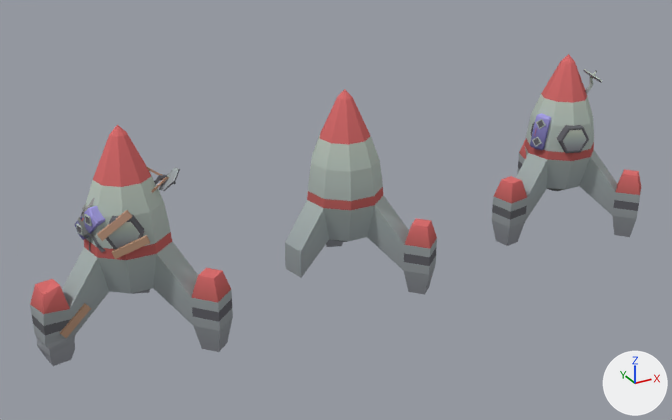
The Blender file Blends/Ship.blend as it was, and as the next commit left it.
Both versions are drawn from a 50 mm camera at (-13.5, -25.3, 15.4) aimed at (0.6, 0.3, 2.6). Every picture has the same lights, and +X, +Y and +Z are marked at lower right.

Objects in the first picture: 'Radio.001', 'Ship_Broken', 'Ship_First', 'Ship_Repaired_Hull', 'Ship_Repaired_Hull.001'.
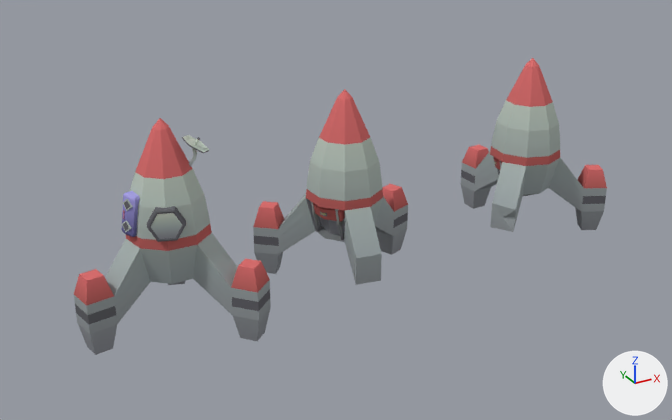
Pixel boxes (x1, y1, x2, y2) of what changed, in the pictures (672 x 420 px):
```json
{"object": "Ship_Repaired_Hull", "change": "reshaped, moved, turned", "before": [30, 125, 233, 366], "after": [461, 58, 607, 232]}
{"object": "Ship_First", "change": "moved", "before": [492, 54, 641, 246], "after": [74, 118, 271, 355]}
{"object": "Ship_Broken", "change": "turned", "before": [285, 89, 437, 295], "after": [253, 89, 408, 285]}
{"object": "Radio.001", "change": "hidden", "before": [75, 198, 106, 253]}
{"object": "Ship_Repaired_Hull.001", "change": "deleted", "before": [60, 303, 91, 338]}
{"part": 1, "of": "me_cylinder_006", "change": "added", "after": [494, 157, 502, 170]}
{"part": 2, "of": "me_cylinder_006", "change": "deleted", "before": [97, 167, 180, 259]}
{"part": 3, "of": "me_cylinder_006", "change": "cut back", "before": [30, 279, 76, 366], "after": [490, 203, 516, 232]}
```

Edits to the scene script, one JSON object a line:
```json
{"block": "me_cylinder_006", "where": "# used by ob_ship_repaired_hull; location = (-6.69, 0.0, 2.94)"}
{"op": "remove", "block": "me_cylinder_006", "code": "me_cylinder_006.from_pydata(...)  # 320 vertices, 313 faces; spans x -3.12..2.4, y -2.68..3.06, z -2.83..3.96"}
{"op": "add", "block": "me_cylinder_006", "code": "me_cylinder_006.from_pydata(...)  # 365 vertices, 366 faces; spans x -2.25..2.4, y -2.68..3.06, z -2.83..3.96"}
{"block": "me_cylinder_006", "change": "me_cylinder_006 part 1: a new loose piece of 62 vertices spanning x -1.14..0.0, y 0.13..1.15, z -0.26..0.23, in mat_material (picture img_pal_master_gradient_png)"}
{"block": "me_cylinder_006", "change": "me_cylinder_006 part 2: 7 loose pieces with 138 vertices, spanning x -1.19..1.55, y -1.62..-0.07, z 0.4..2.71, are deleted"}
{"block": "me_cylinder_006", "change": "me_cylinder_006 part 3"}
{"block": "me_cylinder_006", "change": "24 vertices are removed from x -3.12..-2.13, y -1.03..0.07, z -2.83..-0.33"}
{"block": "me_cylinder_006", "change": "27 faces are deleted"}
{"block": "me_cylinder_006", "change": "1 vertex is added at (-2.17, -0.42, -1.5)"}
{"block": "me_cylinder_006", "change": "8 new faces join them"}
{"op": "set", "path": "ob_ship_first.location", "old": "(10.19, 0.0, 2.94)", "new": "(-5.42, 0.0, 2.94)"}
{"op": "set", "path": "ob_ship_broken.rotation_euler", "old": "(0.0, 0.0, 0.0)", "new": "(0.0, 0.0, 1.242)", "note": "degrees (0, 0, 0) -> degrees (0, 0, 71)"}
{"op": "set", "path": "ob_radio_001.location", "old": "(-7.8, -0.19, 4.14)", "new": "(7.76, -0.38, 4.14)"}
{"op": "set", "path": "ob_radio_001.rotation_euler", "old": "(-0.00968, -0.735, -1.248)", "new": "(-0.00968, -0.735, -0.844)", "note": "degrees (-0.6, -42, -72) -> degrees (-0.6, -42, -48)"}
{"op": "add", "block": "ob_radio_001", "code": "ob_radio_001.hide_set(True)"}
{"op": "set", "path": "ob_ship_repaired_hull.location", "old": "(-6.69, 0.0, 2.94)", "new": "(8.7, 0.23, 2.94)"}
{"op": "set", "path": "ob_ship_repaired_hull.rotation_euler", "old": "(0.0, 0.0, 0.0)", "new": "(0.0, 0.0, 0.404)", "note": "degrees (0, 0, 0) -> degrees (0, 0, 23)"}
{"op": "remove", "block": "ob_ship_repaired_hull_001", "code": ["ob_ship_repaired_hull_001 = bpy.data.objects.new('Ship_Repaired_Hull.001', me_cylinder_010)", "ob_ship_repaired_hull_001.location = (-8.73, -0.87, 1.46)", "ob_ship_repaired_hull_001.rotation_euler = (-0.156, -0.224, 0.522)  # degrees (-8.9, -13, 30)"]}
```
